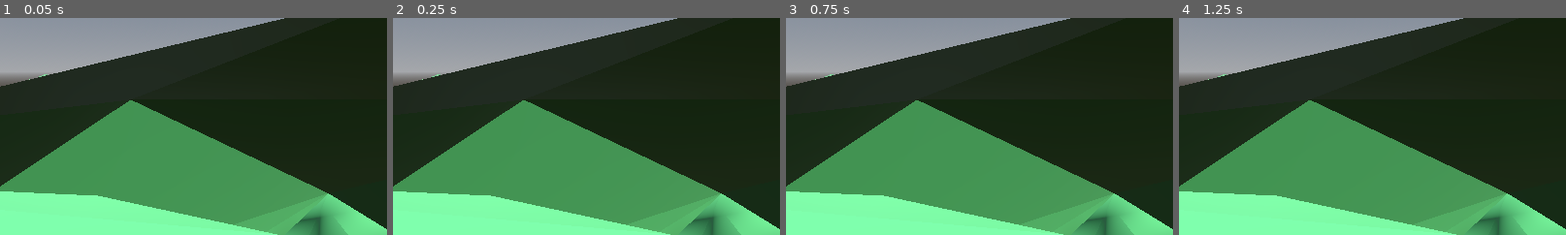
Above: before the commit, frames 1-4 (left to right).
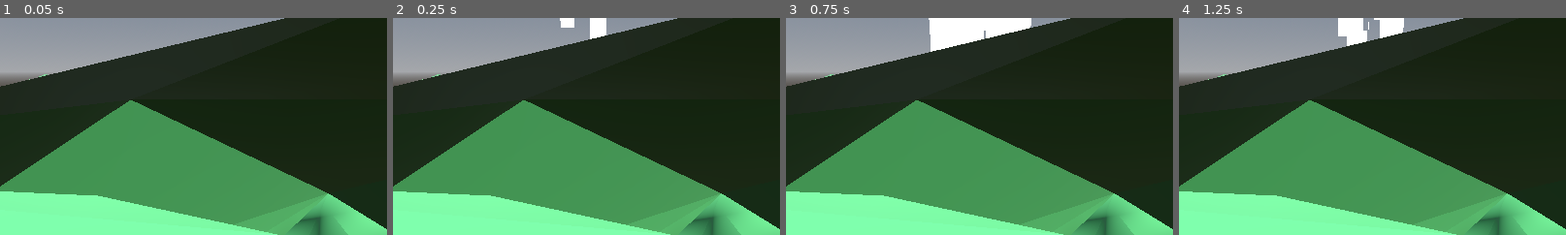
Above: after the commit, the same moments.

Repository: Boyquotes/nomad-realms-expeditions
Game: Godot game, scene res://game.tscn
The game is run twice, just before and just after one commit, with the same random seed, the same clock (stepped at 60 frames per second) and the same inputs.
Inputs (mouse positions are % of the whole screen's width and height, from its top left):
- Up to frame 1 (0.05 s): no input
- Up to frame 2 (0.25 s): no input
- Up to frame 3 (0.75 s): drag from (50, 36) to (60, 28) at 0.52 s
- Up to frame 4 (1.25 s): no input
The pictures show only the part of the screen within x 25-75%, y 0-50%; the shares and areas given below are measured in that part.

Frame 1 is identical in both runs. In frame 2, 0.5% of the frame differs, in the area x 43-56%, y 0-10%; in frame 3, 2.6%, in the area x 36-64%, y 0-16%; in frame 4, 1.3%.

Commit message:
Create cool particles when player is spawned

Diff:
--- a/actors/nomad.tscn
+++ b/actors/nomad.tscn
@@ -1,11 +1,10 @@
-[gd_scene load_steps=6 format=3]
+[gd_scene load_steps=6 format=3 uid="uid://cjv5mnk37jv2"]
 
 [ext_resource type="Script" path="res://actors/nomad.gd" id="1_35f1j"]
 [ext_resource type="PackedScene" uid="uid://dgt0gwm66sooh" path="res://assets/nomad.glb" id="2_q2qbq"]
 [ext_resource type="Script" path="res://actors/card_player_component.gd" id="3_aw84l"]
 [ext_resource type="Script" path="res://actors/health_component.gd" id="4_o2n4a"]
 [ext_resource type="Script" path="res://actors/inventory_component.gd" id="5_j5sdg"]
-
 
 [node name="Nomad" type="Node3D" node_paths=PackedStringArray("card_player_component", "health_component", "inventory_component")]
 script = ExtResource("1_35f1j")
--- a/game.gd
+++ b/game.gd
@@ -3,7 +3,7 @@
 signal card_played_event(card_player, card, card_target)
 
 @onready var card_dashboard_gui: = $CardDashboardGui
-@onready var nomad: = $Nomad
+@onready var nomad: Actor = $Nomad
 @onready var camera: Camera3D = $Camera
 @onready var world_map: = $WorldMap
 var card_looking_for_target: CardGui
@@ -11,14 +11,18 @@
 
 func _ready():
 	print("Nomad Realms Expeditions")
+	$SpawnParticles.position += nomad.position
+	$SpawnParticles.emitting = true
 
 
 func _unhandled_input(event: InputEvent) -> void:
 	if card_looking_for_target == null:
 		return
-	var card_effect = card_looking_for_target.card.effect
+	var card_instance: = card_looking_for_target.card_instance
+	var card: = card_instance.card
+	var card_effect: = card.card_effect
 
-	if card_effect.target_type != 0 && event is InputEventMouseMotion:
+	if card.target_type != 0 && event is InputEventMouseMotion:
 		var mouse_pos: Vector2 = event.position
 
 		# Find hovered target by casting a ray
@@ -27,7 +31,7 @@
 		var to: = from + camera.project_ray_normal(mouse_pos) * 400
 		params.from = from
 		params.to = to
-		params.collision_mask = card_effect.target_type # Important!
+		params.collision_mask = card.target_type # Important!
 		params.collide_with_areas = true
 		params.collide_with_bodies = false
 
--- a/game.tscn
+++ b/game.tscn
@@ -1,12 +1,13 @@
-[gd_scene load_steps=8 format=3 uid="uid://bwmyvmb2ehk0u"]
+[gd_scene load_steps=9 format=3 uid="uid://bwmyvmb2ehk0u"]
 
 [ext_resource type="PackedScene" path="res://map/world_map.tscn" id="1_86hr1"]
 [ext_resource type="Script" path="res://game.gd" id="1_mmfqv"]
 [ext_resource type="PackedScene" uid="uid://cgofwnvdncbv3" path="res://visuals/ui/card_dashboard_gui.tscn" id="2_4ap8f"]
 [ext_resource type="Script" path="res://camera.gd" id="2_r5jb8"]
-[ext_resource type="PackedScene" path="res://actors/nomad.tscn" id="4_wwuov"]
+[ext_resource type="PackedScene" uid="uid://cjv5mnk37jv2" path="res://actors/nomad.tscn" id="4_wwuov"]
 [ext_resource type="Environment" uid="uid://brpkeewkxrpif" path="res://default_env.tres" id="5_1arwp"]
 [ext_resource type="PackedScene" uid="uid://blfq2k0wnvxn2" path="res://visuals/camera_pivot.tscn" id="5_n3djb"]
+[ext_resource type="PackedScene" uid="uid://cfv85kcdtqm1j" path="res://visuals/fx/spawn/spawn_particles.tscn" id="5_q51k1"]
 
 [node name="Game" type="Node3D"]
 script = ExtResource("1_mmfqv")
@@ -21,6 +22,8 @@
 
 [node name="CameraPivot" parent="Nomad" instance=ExtResource("5_n3djb")]
 
+[node name="SpawnParticles" parent="." instance=ExtResource("5_q51k1")]
+
 [node name="Camera" type="Camera3D" parent="." node_paths=PackedStringArray("camera_pivot")]
 environment = ExtResource("5_1arwp")
 current = true
@@ -28,7 +31,7 @@
 camera_pivot = NodePath("../Nomad/CameraPivot")
 
 [node name="SpawnPlayerTimer" type="Timer" parent="."]
-wait_time = 2.0
+wait_time = 0.8
 one_shot = true
 autostart = true
 
--- /dev/null
+++ b/visuals/fx/spawn/spawn_particles.tscn
@@ -0,0 +1,49 @@
+[gd_scene load_steps=8 format=3 uid="uid://cfv85kcdtqm1j"]
+
+[sub_resource type="Curve" id="Curve_5hcw3"]
+min_value = -10.0
+max_value = 10.0
+_data = [Vector2(0, 1.81818), 0.0, 0.0, 0, 0, Vector2(0.211207, 10), 0.0, 0.0, 0, 0, Vector2(0.461207, -8.72727), 0.0, 0.0, 0, 0, Vector2(1, 10), 0.0, 0.0, 0, 0]
+point_count = 4
+
+[sub_resource type="CurveTexture" id="CurveTexture_2ox0l"]
+curve = SubResource("Curve_5hcw3")
+
+[sub_resource type="Curve" id="Curve_gieh8"]
+_data = [Vector2(0, 0), 0.0, 0.0, 0, 0, Vector2(0.0258621, 0.290909), 3.21914, 3.21914, 0, 0, Vector2(0.922414, 0.318182), -2.98788, -2.98788, 0, 0, Vector2(1, 0), 0.0, 0.0, 0, 0]
+point_count = 4
+
+[sub_resource type="CurveTexture" id="CurveTexture_r67xk"]
+curve = SubResource("Curve_gieh8")
+
+[sub_resource type="ParticleProcessMaterial" id="ParticleProcessMaterial_sytbx"]
+emission_shape = 3
+emission_box_extents = Vector3(0.5, 0.1, 0.5)
+direction = Vector3(0, -1, 0)
+spread = 5.0
+gravity = Vector3(0, 0, 0)
+linear_accel_max = 4.0
+linear_accel_curve = SubResource("CurveTexture_2ox0l")
+scale_min = 0.0
+scale_max = 3.0
+scale_curve = SubResource("CurveTexture_r67xk")
+
+[sub_resource type="StandardMaterial3D" id="StandardMaterial3D_ehj8a"]
+emission_enabled = true
+emission = Color(0.745098, 0.866667, 0.862745, 1)
+emission_energy_multiplier = 10.0
+disable_receive_shadows = true
+
+[sub_resource type="BoxMesh" id="BoxMesh_5sxy3"]
+material = SubResource("StandardMaterial3D_ehj8a")
+size = Vector3(0.1, 1, 0.1)
+
+[node name="SpawnParticles" type="GPUParticles3D"]
+transform = Transform3D(1, 0, 0, 0, 1, 0, 0, 0, 1, 0, 4, 0)
+emitting = false
+amount = 50
+lifetime = 1.4
+one_shot = true
+explosiveness = 0.7
+process_material = SubResource("ParticleProcessMaterial_sytbx")
+draw_pass_1 = SubResource("BoxMesh_5sxy3")
